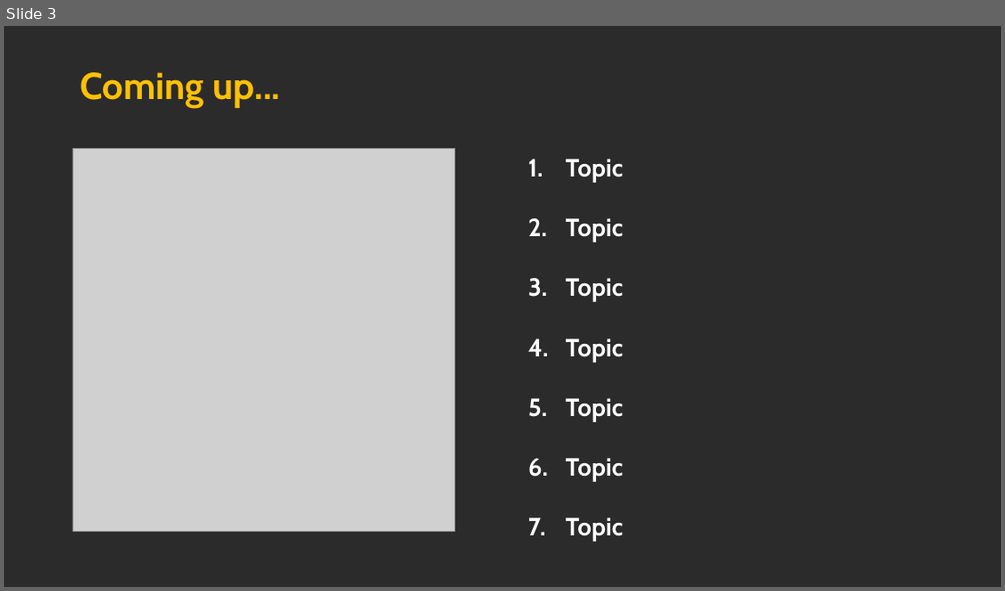
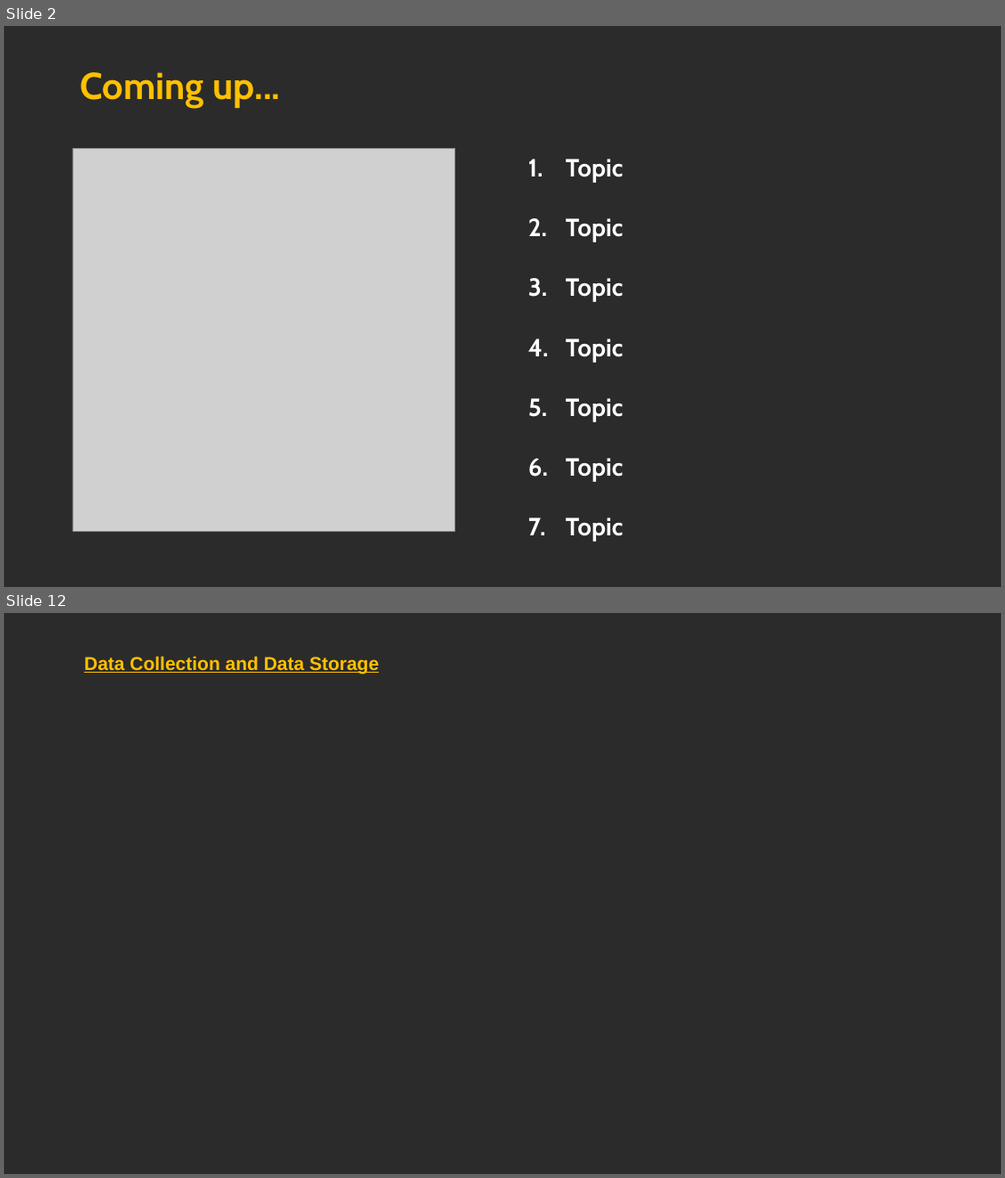
Before and after one commit to MarcoH97/Big-Data-project, a slide deck: 2023_05_24 - BDA - Big Data Big Dreams v0.pptx. Shown one above the other, each under a label of ours: slide 3 before the commit, slides 2 and 12 after it; the slides between them are not shown. The pictures are 1005x591 and 1005x1178 pixels, drawn with LibreOffice and Linux fonts; fonts in the diff are those of the drawing; grey boxes stand for pictures; background and template pictures are left out; a plain dark background stands for a picture behind light text. Boxes give left, top, right and bottom in pixels: in the first picture for what was removed or moved away, otherwise in the second. Text is boxed around its words. In the diff, an @@ line names an element or a change of style, - is before the commit and + after.

```diff
--- a/2023_05_24 - BDA - Big Data Big Dreams v0.pptx
+++ b/2023_05_24 - BDA - Big Data Big Dreams v0.pptx
@@ slide 12 added at <box>4,613,1001,1174</box>, background picture (left out) @@
@@ text added at <box>84,656,379,674</box>, 18 pt, text #FFC000, bold, underline @@
+Data Collection and Data Storage
@@ what was slide 3 is now slide 2 @@
```
Also in this commit, not shown: 2 slides changed, 10 other slides added, 6 slides removed, 1 other file.
